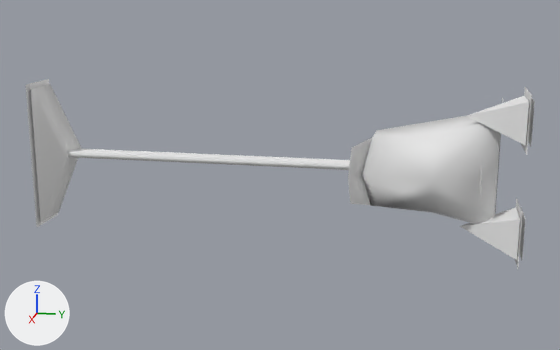
One commit to the glTF model public/3d/item/model__item__equip.ofs_61_0/2749sbim03_un_n.gltf: the scene before it, then after it.
Rendered twice from a 50 mm lens placed at (8.26, 1.0, 1.96), pointed at (-0.1, -0.68, -0.13). Lighting does not change. The marker at lower left points along +X, +Y and +Z. The first picture is the older version.

Names of what the first picture shows: '2749sbim03_un_n'.
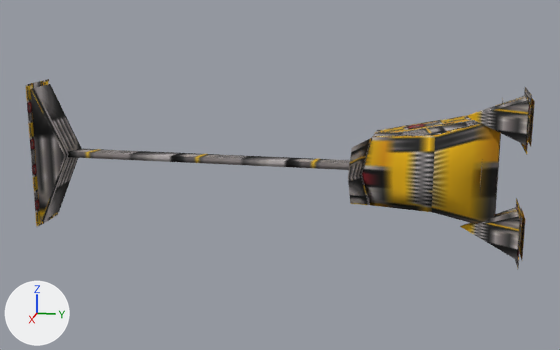
Diff of the bpy script that builds the scene:
```diff
--- a/public/3d/item/model__item__equip.ofs_61_0/2749sbim03_un_n.gltf.py
+++ b/public/3d/item/model__item__equip.ofs_61_0/2749sbim03_un_n.gltf.py
@@ img_taxi_n @@
+img_taxi_n = load_image('taxi_n', '_unpacked/taxi_n', 32, 32, 'sRGB')
@@ mat_sbim03_24_n @@
 n0 = _N.new('ShaderNodeBsdfPrincipled'); n0.name = 'Principled BSDF'
-n0.inputs[0].default_value = (0.804, 0.804, 0.804, 1.0)  # 'Base Color', white #e8e8e8
 n0.inputs[2].default_value = 1.0  # 'Roughness'
 n1 = _N.new('ShaderNodeOutputMaterial'); n1.name = 'Material Output'
+n2 = _N.new('ShaderNodeMix'); n2.name = 'Mix'
+n2.data_type = 'RGBA'
+n2.blend_type = 'MULTIPLY'
+n2.inputs[0].default_value = 1.0  # 'Factor'
+n2.inputs[7].default_value = (0.804, 0.804, 0.804, 1.0)  # 'B', white #e8e8e8
+n3 = _N.new('ShaderNodeTexImage'); n3.name = 'Image Texture'
+n3.image = img_taxi_n
 _L.new(n0.outputs[0], n1.inputs[0])  # 'BSDF' to 'Surface'
+_L.new(n2.outputs[2], n0.inputs[0])  # 'Result' to 'Base Color'
+_L.new(n3.outputs[0], n2.inputs[6])  # 'Color' to 'A'
```

Boxes (x1, y1, x2, y2) around the edits, measured in the pictures (560 x 350 px):
'2749sbim03_un_n', surface changed (darker)
    both: (26, 79, 535, 269)
